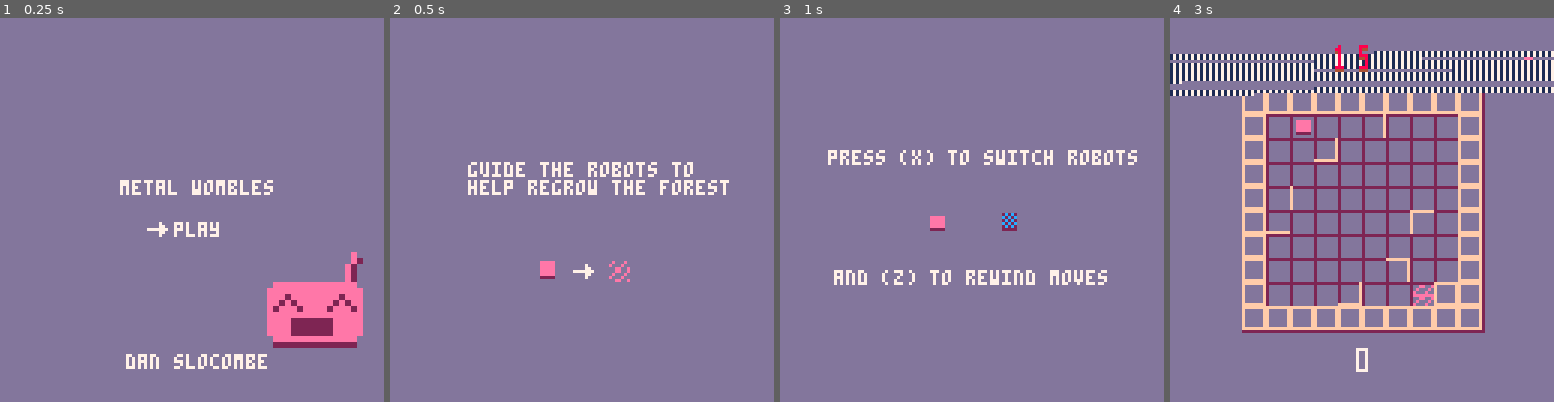
Above: before the commit, frames 1-4 (left to right).
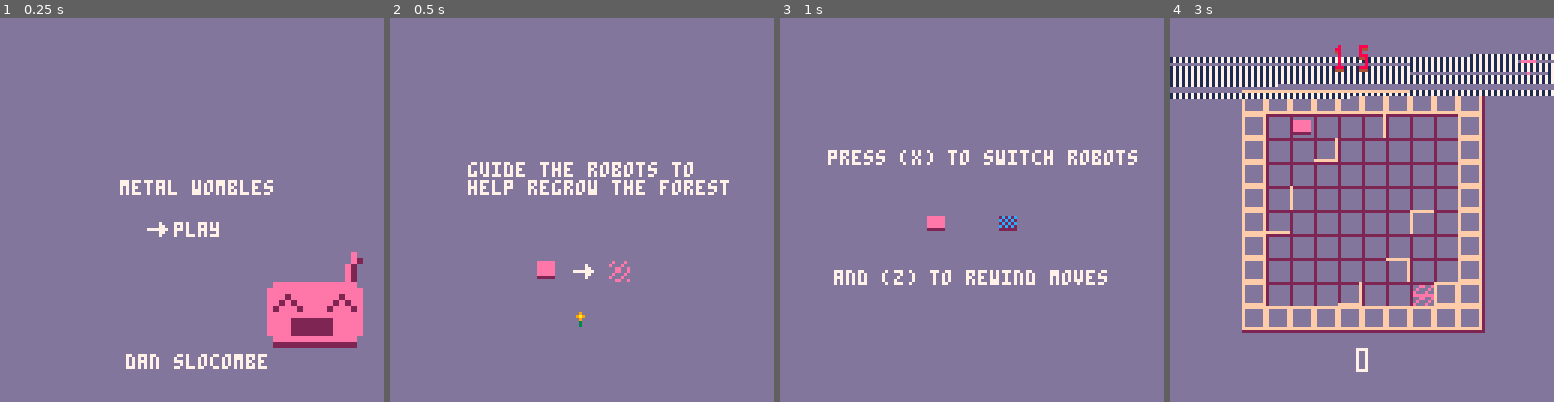
Above: after the commit, the same moments.

Repository: danslocombe/ld45
Game: PICO-8 cartridge robots.p8
The game is run twice, just before and just after one commit, with the same random seed, the same clock (stepped at 60 frames per second) and the same inputs.
Inputs:
- Up to frame 1 (0.25 s): no input
- Up to frame 2 (0.5 s): tap X (X key) at 0.33 s
- Up to frame 3 (1 s): tap O (Z key) at 0.7 s
- Up to frame 4 (3 s): tap X (X key) at 1.07, 1.85, 2.97 s; hold Right 1.6-2.1 s; tap O (Z key) every 0.4 s from 1.7 to 2.9 s; hold Up 2.15-2.42 s; hold Right from 2.47 s (still down)

Frame 1 is identical in both runs. In frame 2, less than 0.1% of the frame differs, in the area x 38-51%, y 63-81%; in frame 3, less than 0.1%; in frame 4, 5.5%, in the area x 0-100%, y 8-31%.

Commit message:
Tinkering time

Diff:
--- a/robots.p8
+++ b/robots.p8
@@ -7,7 +7,7 @@
 --
 -- dan slocombe 2019
 
-debug = true
+debug = false
 
 function print_debug(s)
   if debug then
@@ -40,6 +40,10 @@
 }
 
 unlock_pattern = {
+  -- unlock_robot,
+  -- unlock_tile,
+  -- unlock_tile,
+
   unlock_none,
   unlock_robot,
   unlock_none,
@@ -208,6 +212,8 @@
     target_y = 0
     target_rid = 1
     draw_target(9, 10, 8)
+
+    spr(48, 60, 97)
   else
     print("press (x) to switch robots", 16, 60 - 16, 7)
     local rr = {x = 0, y = 0, id = 1}
@@ -242,7 +248,7 @@
 
 function draw_reset()
   cls(13)
-  print("planted " .. level .. " trees", 40, 54, 7)
+  print("planted " .. level .. " flowers", 40, 54, 7)
   print("retry?", 58, 68, 7)
   if flr(t_menu / 30) % 2 == 0 then
     spr(17, 48, 67)
@@ -552,7 +558,7 @@
 
     target_draw_xoffset = 3
     target_draw_yoffset = 3
-    target_draw_scale = 5
+    target_draw_scale = 5.5
     bgsize_y = 19
 
   elseif tile_count == 3 then
@@ -1067,27 +1073,35 @@
     ry = animation_obj.y
   end
 
-  local x0 = (rx + xoffset + 0.25) * scale
-  local y0 = (ry + yoffset + 0.25) * scale
-  local x1 = (rx + xoffset + 0.75) * scale
-  local y1 = (ry + yoffset + 0.75) * scale
-
-  if selected_rid == r.id then
-    local k = 2
-    local c = 0.5
-    if animating then
+  local ssx = 0.225
+  local ssy = 0.225
+
+  local x0 = (rx + xoffset + ssx) * scale
+  local y0 = (ry + yoffset + ssy) * scale
+  local x1 = (rx + xoffset + 1 - ssx) * scale
+  local y1 = (ry + yoffset + 1 - ssy) * scale
+
+  local k = 2
+  local c = 0.5
+  if selected_rid == r.id and animating then
       y0 += k + c
-    else
-      y0 += k * sqr(abs(sin(t / 300), 2)) + c
-    end
+  else
+    y0 += k * sqr(abs(sin(t / 300), 2)) + c
   end
 
   rectfill(x0, y0 - 1, x1, y1, 2)
 
   if selected_rid != r.id then
     fillp(0b0101101001011010.1)
+    --fillp(0b0100010000100100.1)
   end
   rectfill(x0, y0 - 1, x1, y1 - 1, robot_cols[r.id])
+  if selected_rid != r.id then
+    --local k = 0.125
+    --rectfill(x0 + scale * k, y0 + scale * k, x1 - scale * k, y1 - scale * k, 2)
+    --line(x0, y0 - 1, x1, y1, 2)
+    --line(x0, y1, x1, y0 - 1, 2)
+  end
   fillp()
 end
 
